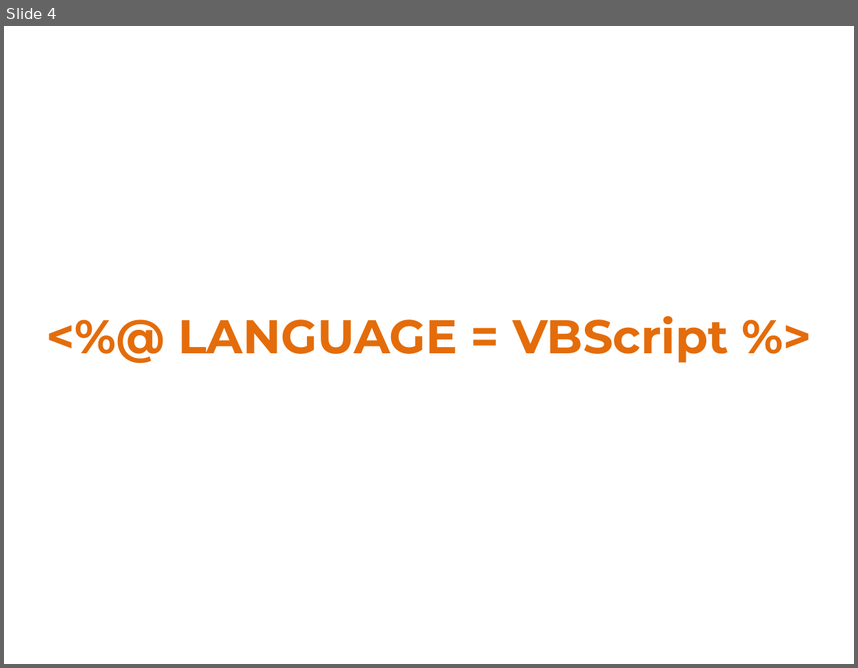
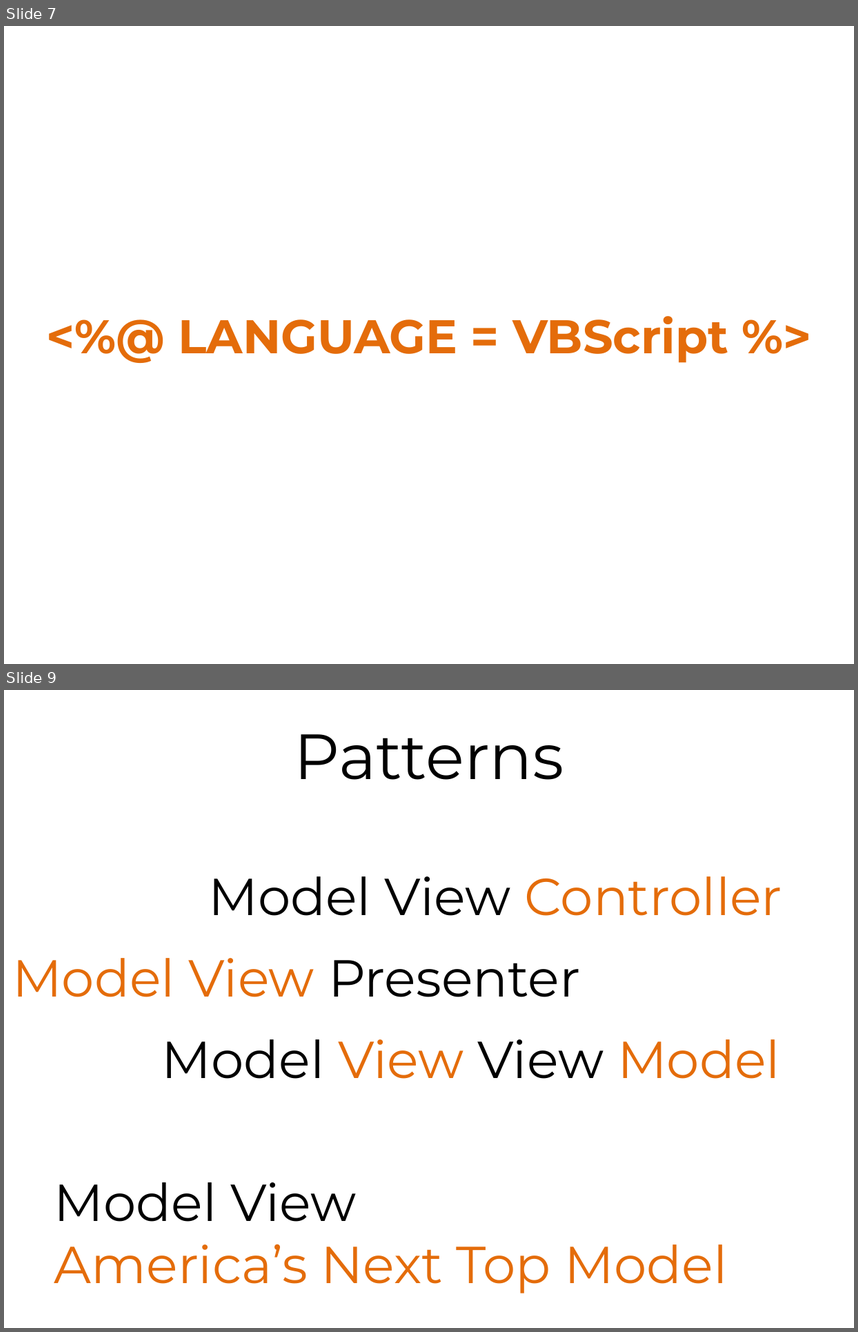
Before and after one commit to leebrandt/Presentations, a slide deck: MVP For Web Forms/MVP.pptx. Shown one above the other, each under a label of ours: slide 4 before the commit, slides 7 and 9 after it; the slides between them are not shown. The pictures are 858x668 and 858x1332 pixels, drawn with LibreOffice and Linux fonts; fonts in the diff are those of the drawing. Boxes give left, top, right and bottom in pixels: in the first picture for what was removed or moved away, otherwise in the second. Text is boxed around its words. In the diff, an @@ line names an element or a change of style, - is before the commit and + after.

```diff
--- a/MVP For Web Forms/MVP.pptx
+++ b/MVP For Web Forms/MVP.pptx
@@ slide 9 added at [4,690,854,1328], background #FFFFFF @@
@@ text added at [294,734,564,780], 54 pt, text #000000 @@
+Patterns
@@ text added at [208,876,782,916], 44 pt, text #E46C0A @@
+Model View Controller
@@ text added at [12,958,580,997], 44 pt, text #E46C0A @@
+Model View Presenter
@@ text added at [162,1039,780,1078], 44 pt, text #000000 @@
+Model View View Model
@@ text added at [54,1182,728,1293], 44 pt, text #E46C0A @@
+Model View
+America’s Next Top Model
@@ what was slide 4 is now slide 7 @@
```
Also in this commit, not shown: 6 slides changed, 7 other slides added, 1 slide removed, 2 other files.
